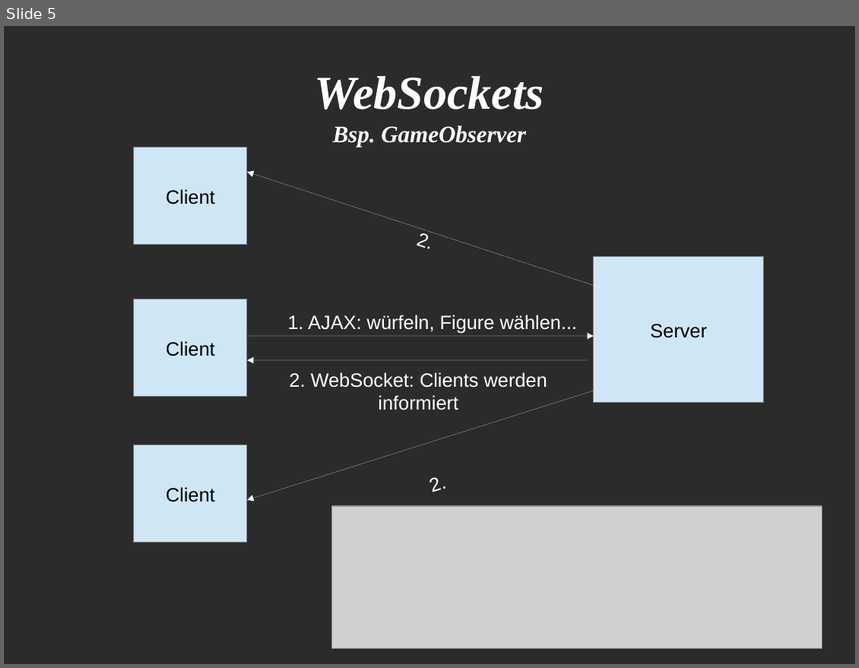
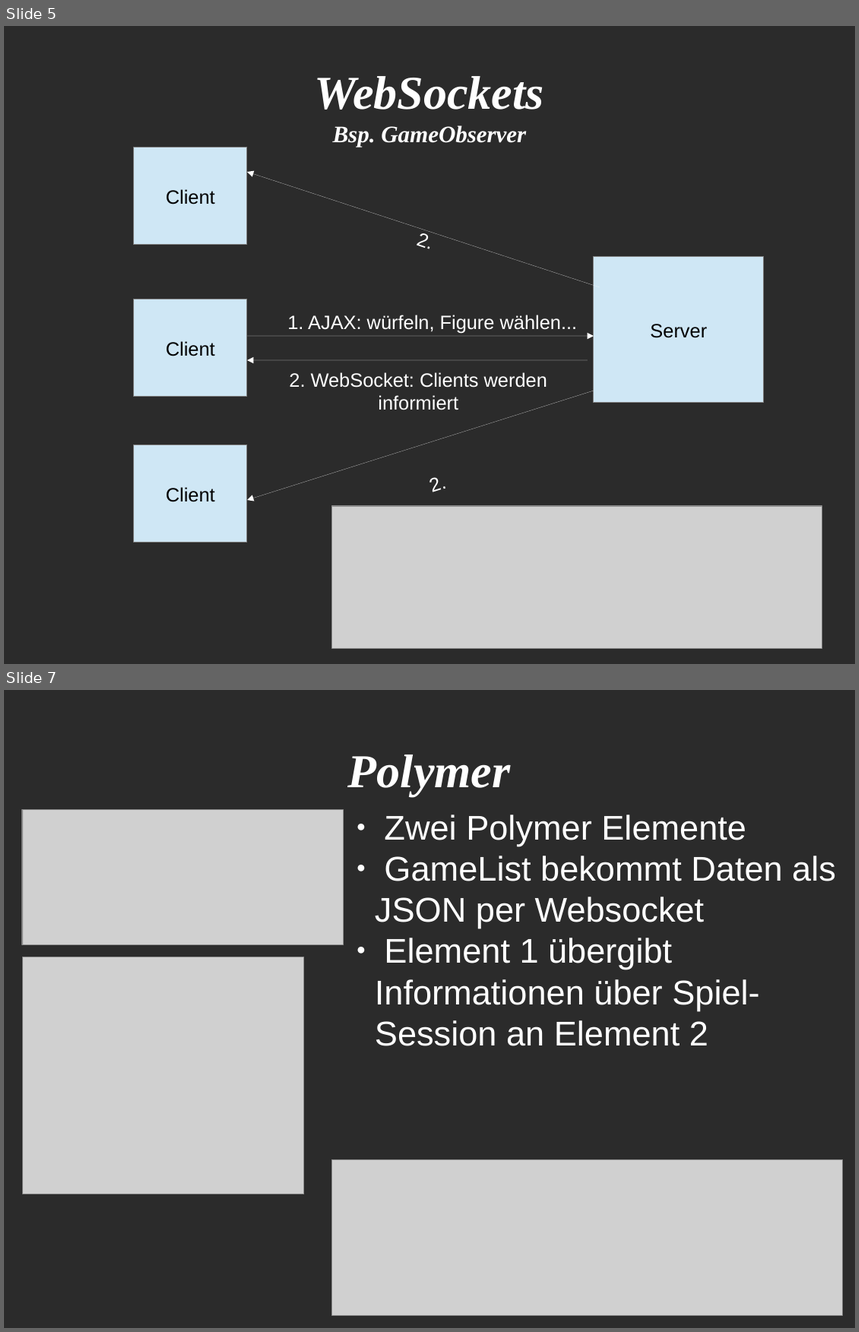
Before and after one commit to CytheY/paju-mensch_wui, a slide deck: webtech.odp. Shown one above the other, each under a label of ours: slide 5 before the commit, slides 5 and 7 after it; the slides between them are not shown. The pictures are 859x668 and 859x1332 pixels, drawn with LibreOffice and Linux fonts; fonts in the diff are those of the drawing; grey boxes stand for pictures; background and template pictures are left out; a plain dark background stands for a picture behind light text. Boxes give left, top, right and bottom in pixels: in the first picture for what was removed or moved away, otherwise in the second. Text is boxed around its words. In the diff, an @@ line names an element or a change of style, - is before the commit and + after.

```diff
--- a/webtech.odp
+++ b/webtech.odp
@@ slide 7 added at (4, 690, 855, 1328), background picture (left out) @@
@@ title added at (348, 755, 511, 796), 44 pt, text #FFFFFF, bold, italic @@
+Polymer
@@ picture added at (22, 810, 344, 945) @@
@@ subtitle added at (375, 815, 836, 1046), 32 pt, text #FFFFFF @@
+● Zwei Polymer Elemente
+● GameList bekommt Daten als JSON per Websocket
+● Element 1 übergibt Informationen über Spiel-Session an Element 2
@@ picture added at (22, 958, 304, 1195) @@
@@ picture added at (332, 1160, 843, 1316) @@
```
Also in this commit, not shown: 3 slides changed, 3 other slides added, 3 slides removed, 3 other files.
